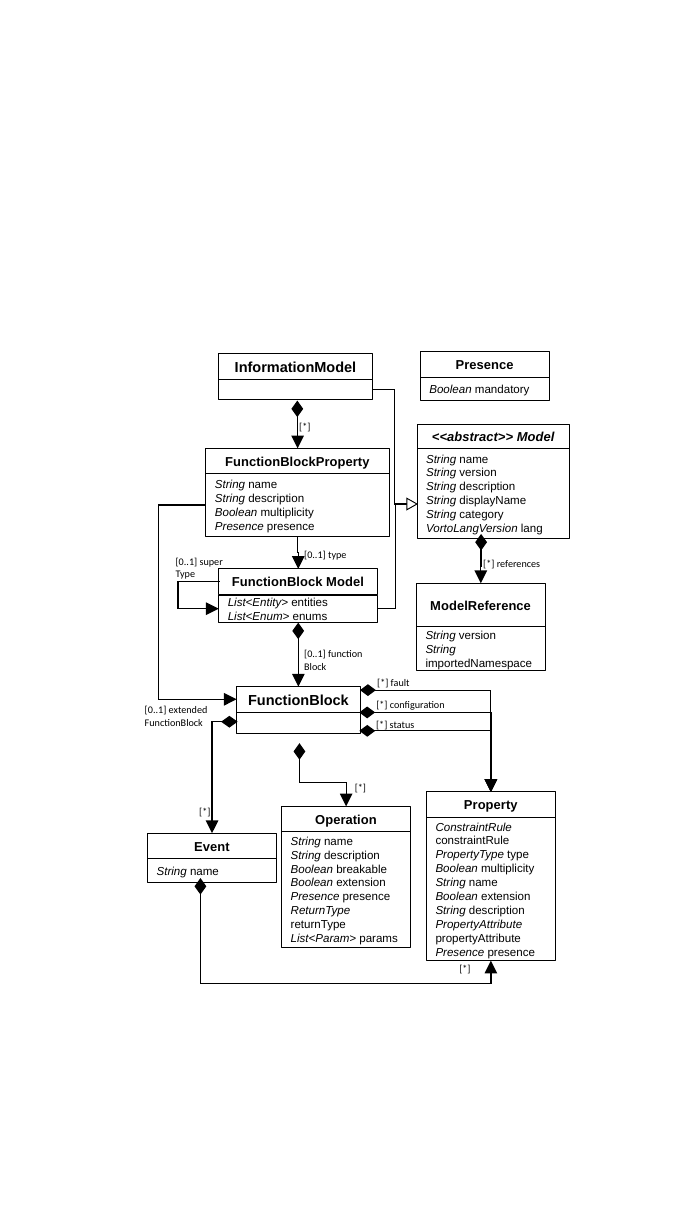
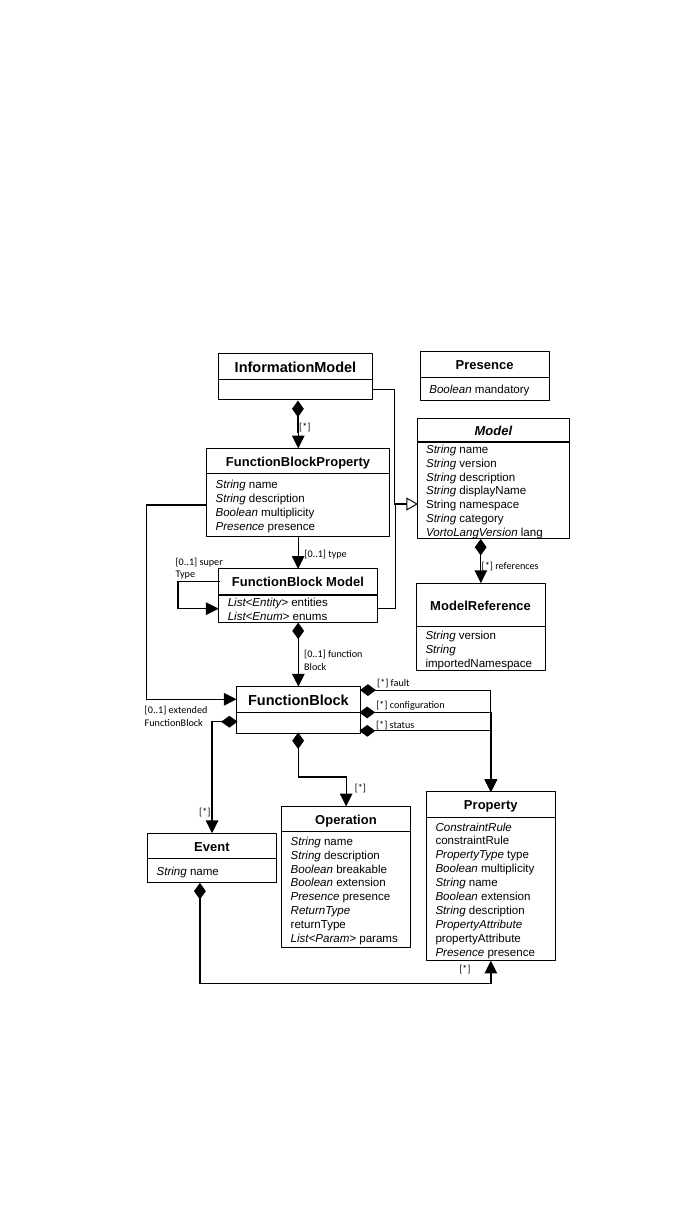
Before and after one commit to derlehner/dt_language_comparison, a slide deck: slide 2 of Figures_Hochformat.pptx. Drawn at 693x1232 pixels with LibreOffice and Linux fonts; fonts in the diff are those of the drawing. Boxes give left, top, right and bottom in pixels: in the first picture for what was removed or moved away, otherwise in the second. Text is boxed around its words. In the diff, an @@ line names an element or a change of style, - is before the commit and + after.

```diff
--- a/Figures_Hochformat.pptx
+++ b/Figures_Hochformat.pptx
@@ elbow arrow (298, 416) - (298, 448): route changed @@
@@ rectangle "Model": place and size @@
-rectangle "Model" at [417, 425, 569, 448]
+rectangle "Model" at [417, 419, 569, 442]
@@ rectangle "String name": place and size @@
-rectangle "String name" at [417, 448, 569, 538]
+rectangle "String name" at [417, 443, 569, 539]
@@ text in rectangle at [475, 425, 513, 435]: text changed @@
-<<abstract>> Model
+Model
@@ elbow arrow (206, 505) - (237, 699): route changed @@
@@ text in rectangle at [426, 499, 519, 511]: paragraph added @@
+String namespace
@@ diamond: place and size @@
-diamond at [476, 535, 486, 550]
+diamond at [476, 541, 486, 555]
@@ elbow arrow moved from (481, 550) - (480, 583) to (480, 554) - (480, 583) @@
@@ diamond: place and size @@
-diamond at [295, 745, 305, 760]
+diamond at [293, 734, 303, 748]
@@ elbow arrow moved from (299, 759) - (346, 807) to (298, 748) - (346, 807) @@
@@ diamond: place and size @@
-diamond at [195, 880, 205, 894]
+diamond at [195, 884, 205, 899]
@@ elbow arrow moved from (201, 894) - (491, 961) to (200, 898) - (491, 961) @@
```
Also in this commit, not shown: 2 other files.
